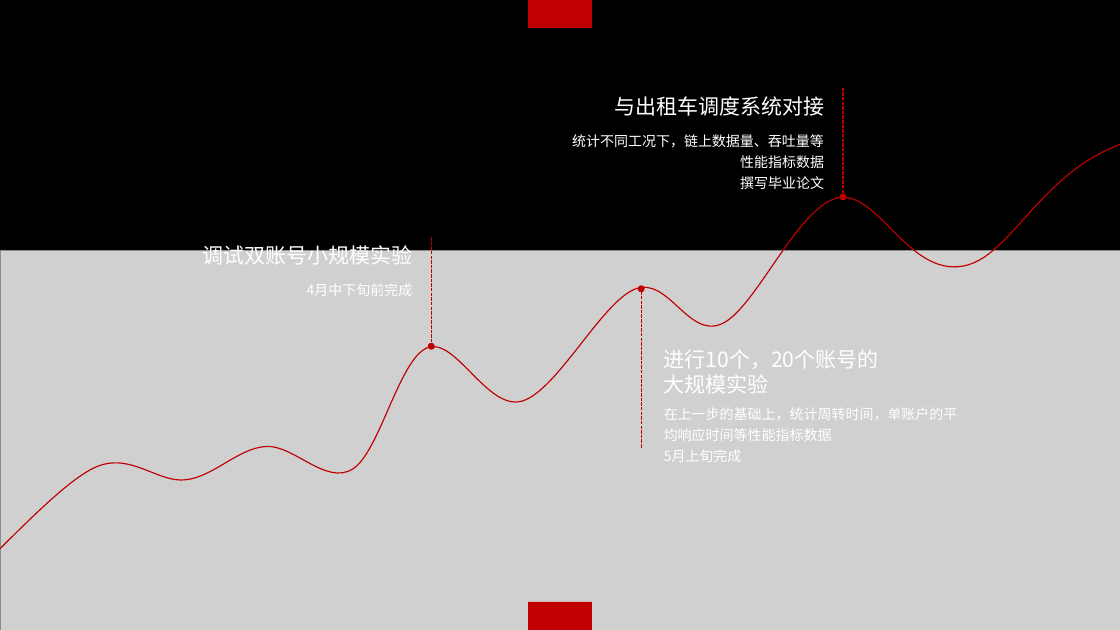
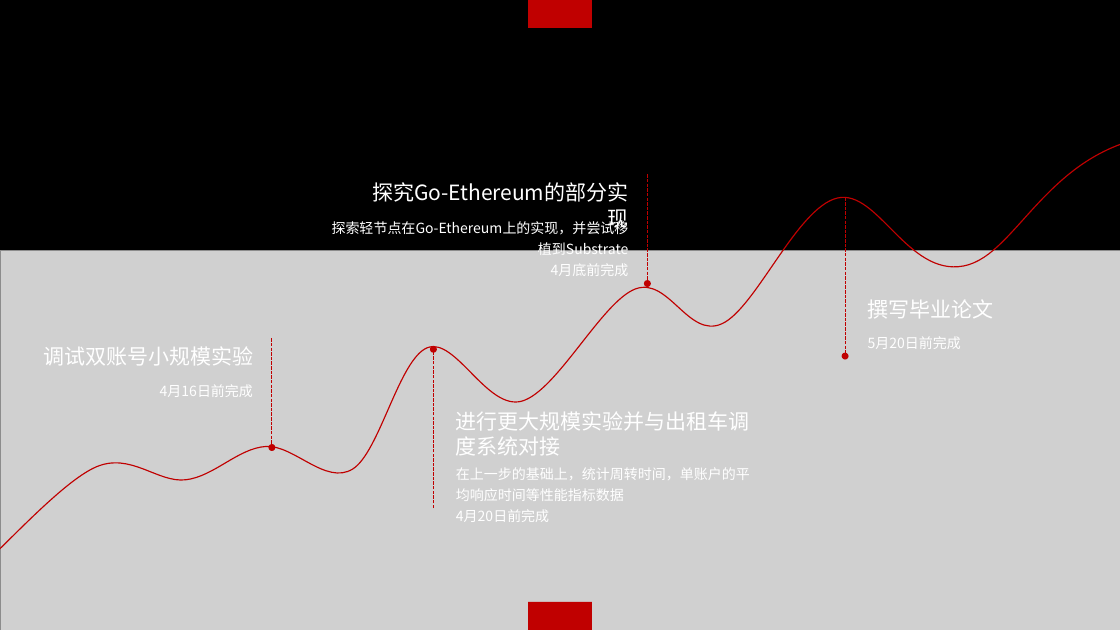
Before and after one commit to Endericedragon/MyGraduationDesign, a slide deck: slide 10 of MidReport/中期汇报.pptx. Drawn at 1120x630 pixels with LibreOffice and Linux fonts; fonts in the diff are those of the drawing; grey boxes stand for pictures. Boxes give left, top, right and bottom in pixels: in the first picture for what was removed or moved away, otherwise in the second. Text is boxed around its words. In the diff, an @@ line names an element or a change of style, - is before the commit and + after.

Commit message:
完成了中期汇报的初稿，但PPT尚未改动 计划等待老师的评审意见，写出中期汇报最终版之后再相应修改PPT

```diff
--- a/MidReport/中期汇报.pptx
+++ b/MidReport/中期汇报.pptx
@@ text removed at [614, 96, 824, 116] @@
-与出租车调度系统对接
@@ text removed at [572, 134, 824, 189] @@
-统计不同工况下，链上数据量、吞吐量等
-性能指标数据
-撰写毕业论文
@@ arrow moved from (844, 87) - (844, 197) to (648, 175) - (648, 284) @@
@@ text added at [372, 182, 628, 202], 18 pt, text #FFFFFF @@
+探究Go-Ethereum的部分实现
@@ arrow added from (845, 197) to (845, 356), #C00000 1 pt dashed @@
@@ text added at [332, 219, 629, 276], 12 pt, text #FFFFFF @@
+探索轻节点在Go-Ethereum上的实现，并尝试移植到Substrate
+4月底前完成
@@ text removed at [307, 284, 413, 296] @@
-4月中下旬前完成
@@ text added at [868, 300, 994, 318], 18 pt, text #FFFFFF @@
+撰写毕业论文
@@ text "调试双账号小规模实验" rewrapped from [202, 242, 412, 264] to [43, 347, 253, 365] @@
@@ arrow moved from (431, 237) - (431, 346) to (272, 339) - (272, 448) @@
@@ arrow moved from (641, 448) - (641, 289) to (434, 508) - (434, 350) @@
@@ text added at [868, 337, 961, 349], 12 pt, text #FFFFFF @@
+5月20日前完成
@@ text added at [160, 385, 253, 397], 12 pt, text #FFFFFF @@
+4月16日前完成
@@ text at [456, 412, 750, 455]: text changed @@
-进行10个，20个账号的
-大规模实验
+进行更大规模实验并与出租车调度系统对接
@@ text "在上一步的基础上，统计周转时间，单账户的平均响应时间等性能指标数据": place and size @@
-text "在上一步的基础上，统计周转时间，单账户的平均响应时间等性能指标数据" at [664, 408, 958, 462]
+text "在上一步的基础上，统计周转时间，单账户的平均响应时间等性能指标数据" at [456, 468, 750, 522]
@@ text at [456, 510, 549, 522]: text changed @@
-5月上旬完成
+4月20日前完成
```
Also in this commit, not shown: 2 other slides changed, 1 slide added, 1 slide removed, 3 other files.
